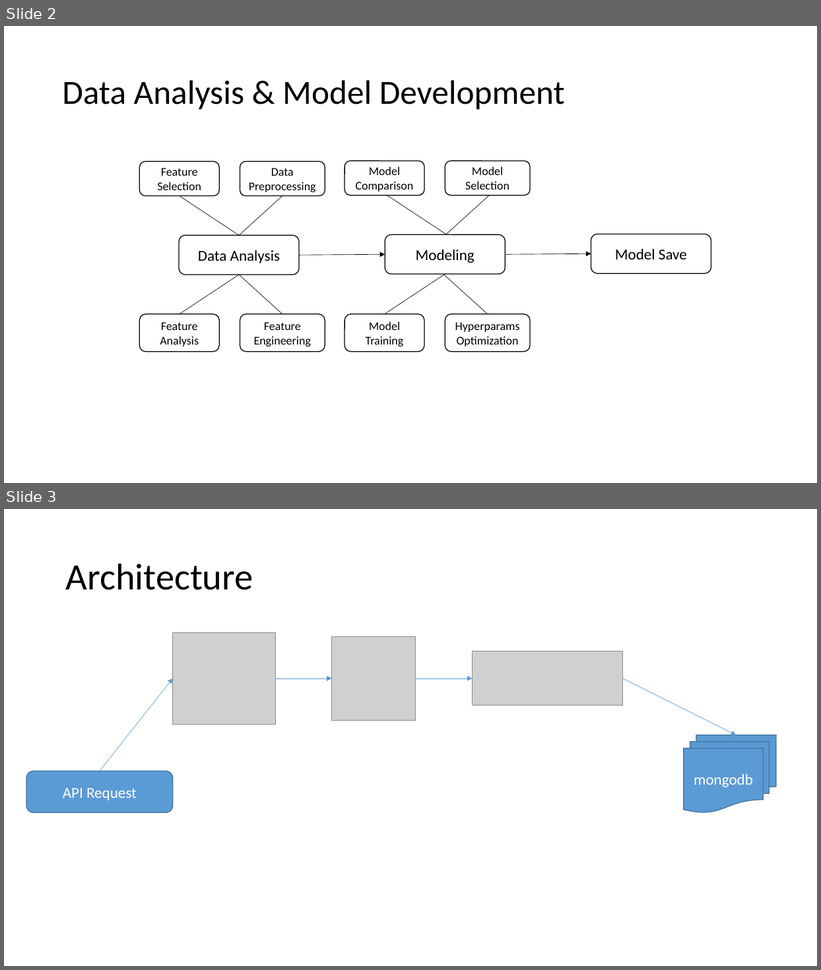
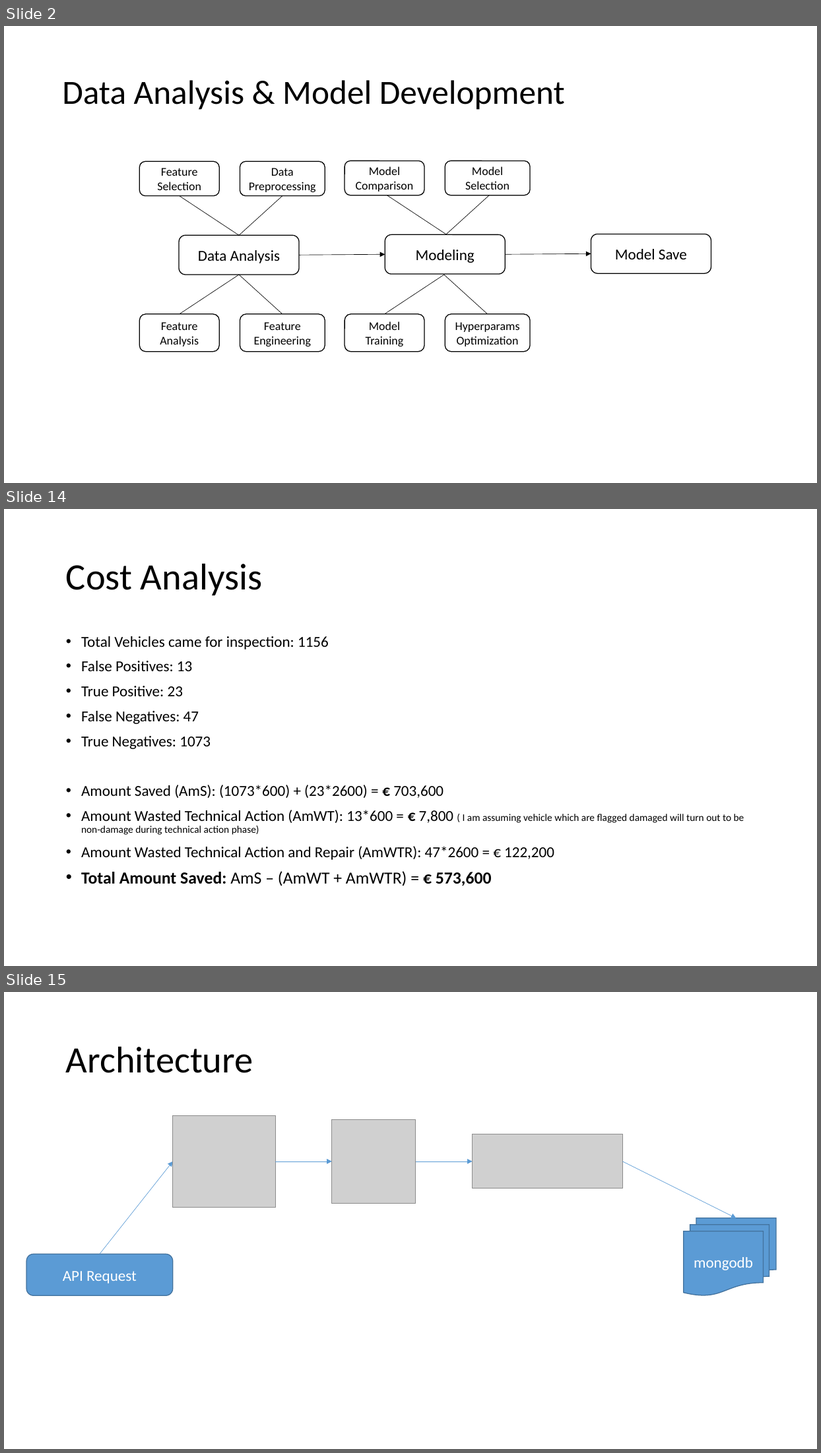
Before and after one commit to adilmukhtar82/PdM, a slide deck: docs/Presentation.pptx. Shown one above the other, each under a label of ours: slides 2 and 3 before the commit, slides 2, 14 and 15 after it; the slides between them are not shown. The pictures are 821x970 and 821x1453 pixels, drawn with LibreOffice and Linux fonts; fonts in the diff are those of the drawing; grey boxes stand for pictures. Boxes give left, top, right and bottom in pixels: in the first picture for what was removed or moved away, otherwise in the second. Text is boxed around its words. In the diff, an @@ line names an element or a change of style, - is before the commit and + after.

```diff
--- a/docs/Presentation.pptx
+++ b/docs/Presentation.pptx
@@ slide 14 added at (x1=4, y1=509, x2=817, y2=966), background #FFFFFF @@
@@ title added at (x1=66, y1=563, x2=262, y2=595), 44 pt, text #000000 @@
+Cost Analysis
@@ text added at (x1=81, y1=636, x2=745, y2=887), 18 pt, text #000000 @@
+• Total Vehicles came for inspection: 1156
+• False Positives: 13
+• True Positive: 23
+• False Negatives: 47
+• True Negatives: 1073
+• Amount Saved (AmS): (1073*600) + (23*2600) = € 703,600
+• Amount Wasted Technical Action (AmWT): 13*600 = € 7,800 ( I am assuming vehicle which are flagged damaged will turn out to be non-damage during technical action phase)
+• Amount Wasted Technical Action and Repair (AmWTR): 47*2600 = € 122,200
+• Total Amount Saved: AmS – (AmWT + AmWTR) = € 573,600
@@ what was slide 3 is now slide 15 @@
```
Also in this commit, not shown: 1 slide changed, 11 other slides added, 3 other files.
